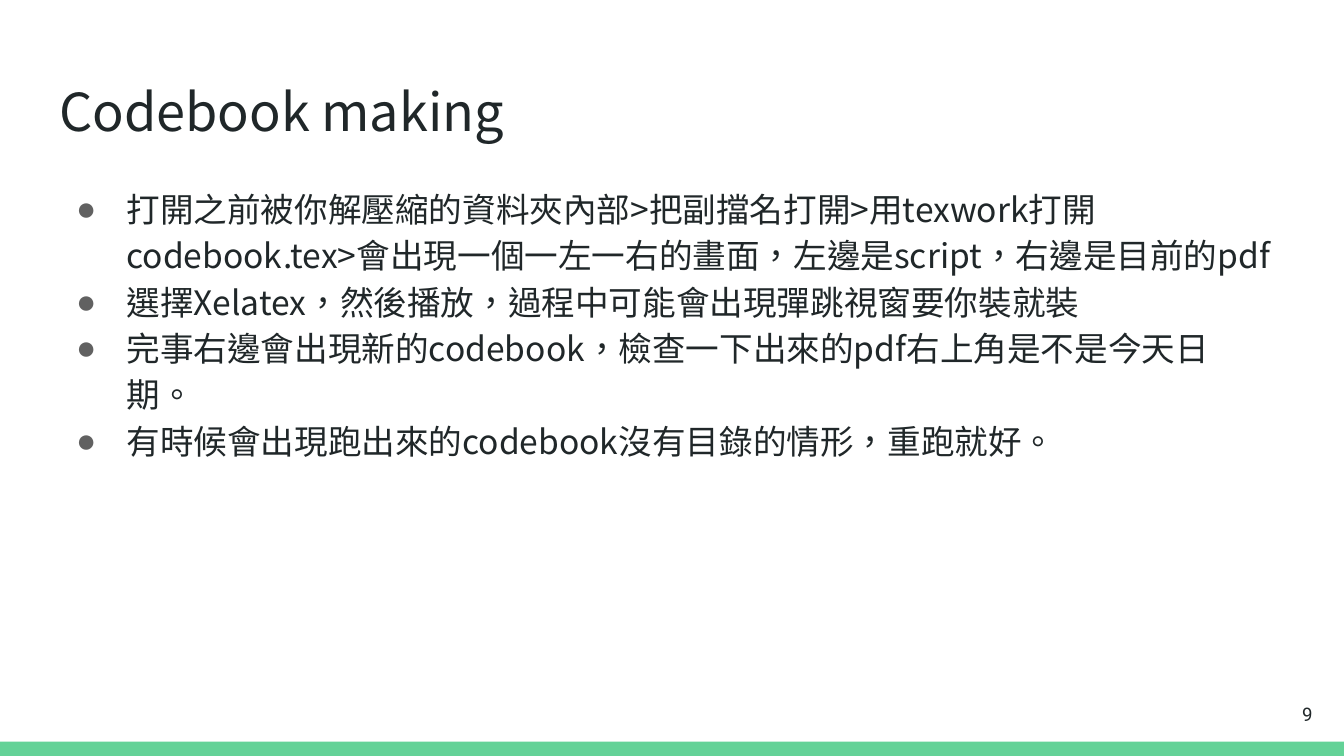
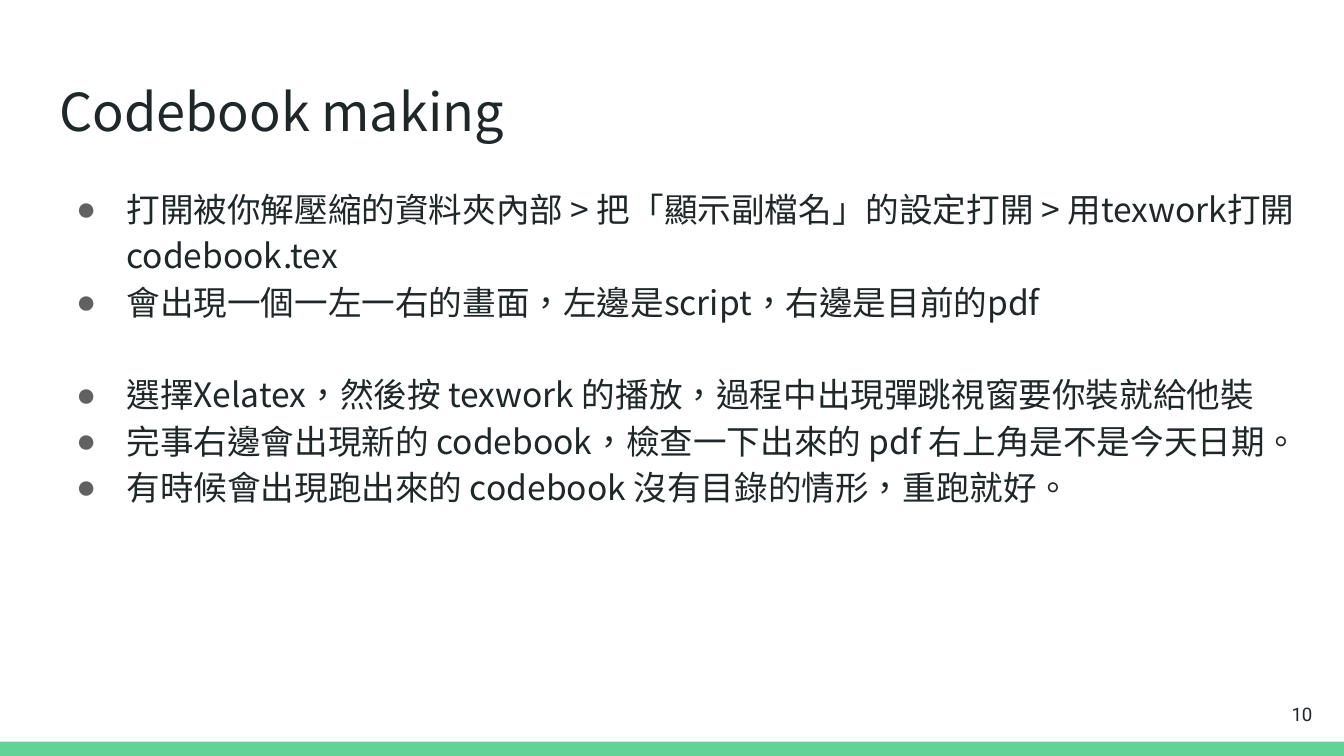
Before and after one commit to huskyhello/NTPU_codebook, a slide deck: slide 10 of codebook_tutorial.pptx (slide 9 before the commit). Drawn at 1344x756 pixels with LibreOffice and Linux fonts; fonts in the diff are those of the drawing. Boxes give left, top, right and bottom in pixels: in the first picture for what was removed or moved away, otherwise in the second. Text is boxed around its words. In the diff, an @@ line names an element or a change of style, - is before the commit and + after.

```diff
--- a/codebook_tutorial.pptx
+++ b/codebook_tutorial.pptx
@@ text at [126,193,1299,503]: text changed @@
-● 打開之前被你解壓縮的資料夾內部>把副擋名打開>用texwork打開codebook.tex>會出現一個一左一右的畫面，左邊是script，右邊是目前的pdf
-● 選擇Xelatex，然後播放，過程中可能會出現彈跳視窗要你裝就裝
-● 完事右邊會出現新的codebook，檢查一下出來的pdf右上角是不是今天日期。
-● 有時候會出現跑出來的codebook沒有目錄的情形，重跑就好。
+● 打開被你解壓縮的資料夾內部 > 把「顯示副檔名」的設定打開 > 用texwork打開codebook.tex
+● 會出現一個一左一右的畫面，左邊是script，右邊是目前的pdf
+● 選擇Xelatex，然後按 texwork 的播放，過程中出現彈跳視窗要你裝就給他裝
+● 完事右邊會出現新的 codebook，檢查一下出來的 pdf 右上角是不是今天日期。
+● 有時候會出現跑出來的 codebook 沒有目錄的情形，重跑就好。
@@ page number at [1292,707,1313,721]: text changed @@
-9
+10
```
Also in this commit, not shown: 3 other slides changed, 1 slide added, 7 other files.
